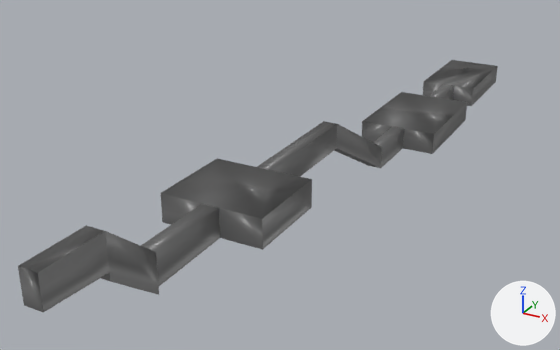
The FBX model Assets/Game/Art/Caves/Models/Cave-1-teste.fbx: old version first, new version second.
One viewpoint serves both versions: a 50 mm lens placed at (46.2, -107.7, 46.2), pointed at (-9.6, -6.2, -4.6). The axes (+X, +Y, +Z) are drawn at lower right. The lights are the same throughout. The first picture is the older version. Where no turn or scale is listed for an object, it has been applied to the vertices.

In view in the first picture: 'cave1.001'.
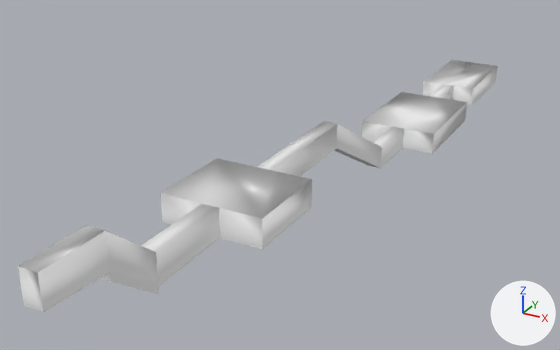
Where the newer file only moved an object's origin or applied its transform, the numbers keep the older frame.

Pixel boxes [x1, y1, x2, y2] of what changed, in the pictures (560 x 350 px):
part 1 of me_cube_009, recoloured (dark grey to white): [18, 60, 498, 312] in both

The change, as a diff of the scene's bpy script:
```diff
--- a/Assets/Game/Art/Caves/Models/Cave-1-teste.fbx.py
+++ b/Assets/Game/Art/Caves/Models/Cave-1-teste.fbx.py
@@ me_cube_009 @@
 me_cube_009.from_pydata(...)  # 146 vertices, 89 faces; spans x -7.2..6.9, y -89.4..51.5, z -3.5..16.6
 # used by ob_cave1_001; location = (0.0, 21.4, -4.2)
-me_cube_009.materials.append(mat_table_001)  # dark grey #6b6b6b
+# me_cube_009 part 1: all 56 faces that had it switch from mat_table (dark grey #6b6b6b) to no material
```
